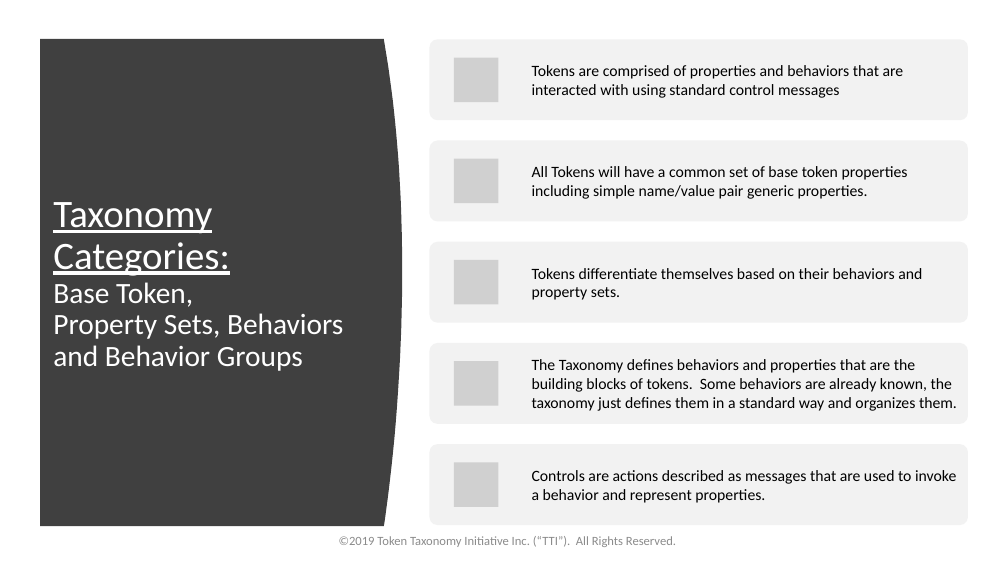
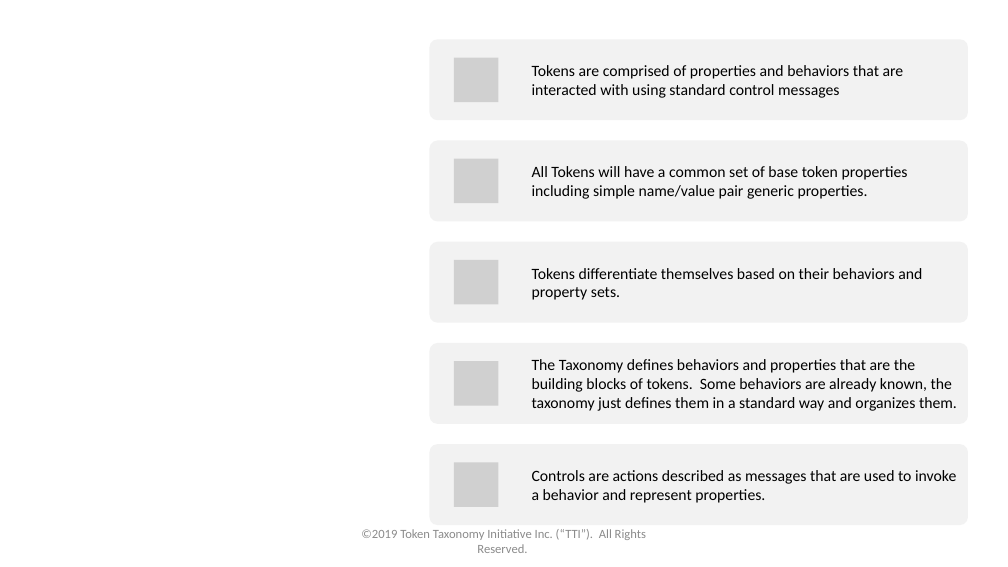
Before and after one commit to vipinsun/TokenTaxonomyFramework-pub, a slide deck: slide 6 of presentations/TTF-Presentation.pptx. Drawn at 1008x567 pixels with LibreOffice and Linux fonts; fonts in the diff are those of the drawing; grey boxes stand for pictures. Boxes give left, top, right and bottom in pixels: in the first picture for what was removed or moved away, otherwise in the second. Text is boxed around its words. In the diff, an @@ line names an element or a change of style, - is before the commit and + after.

```diff
--- a/presentations/TTF-Presentation.pptx
+++ b/presentations/TTF-Presentation.pptx
@@ freeform shape removed at bbox=[40, 39, 402, 526] @@
@@ title at bbox=[53, 202, 343, 371]: text removed @@
-Taxonomy Categories:
-Base Token,
-Property Sets, Behaviors and Behavior Groups
@@ text "©2019 Token Taxonomy Initiative Inc. ..." rewrapped from bbox=[339, 536, 676, 547] to bbox=[361, 529, 646, 553] @@
```
Also in this commit, not shown: 23 other slides changed, 19 other files.
